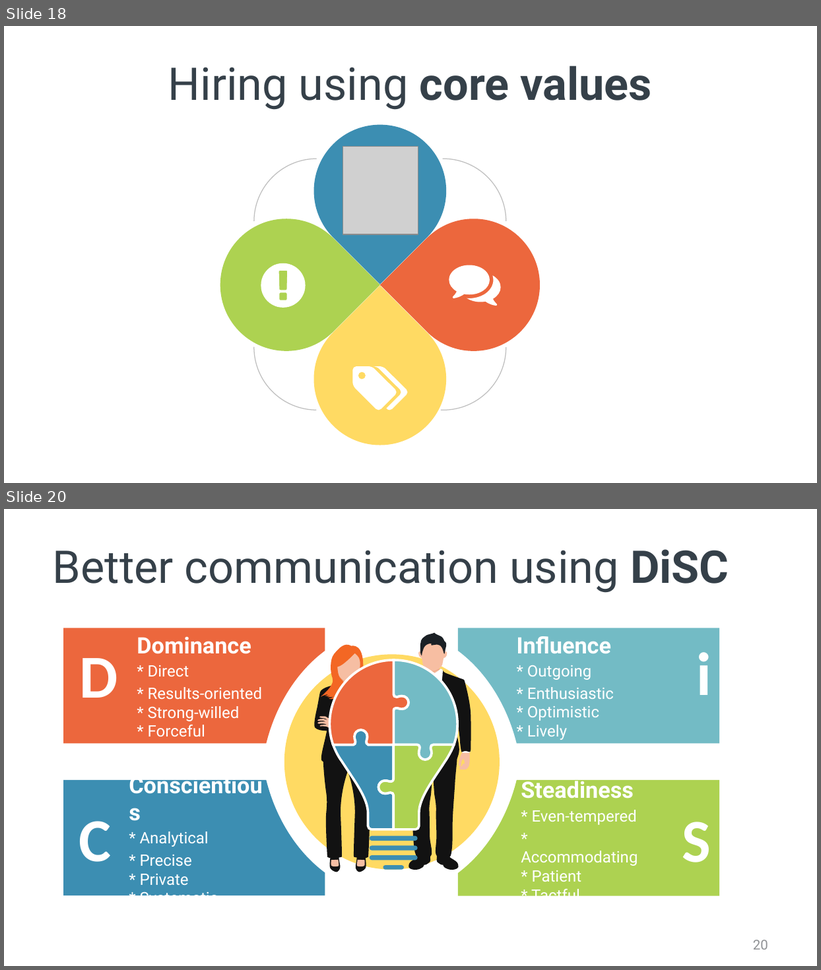
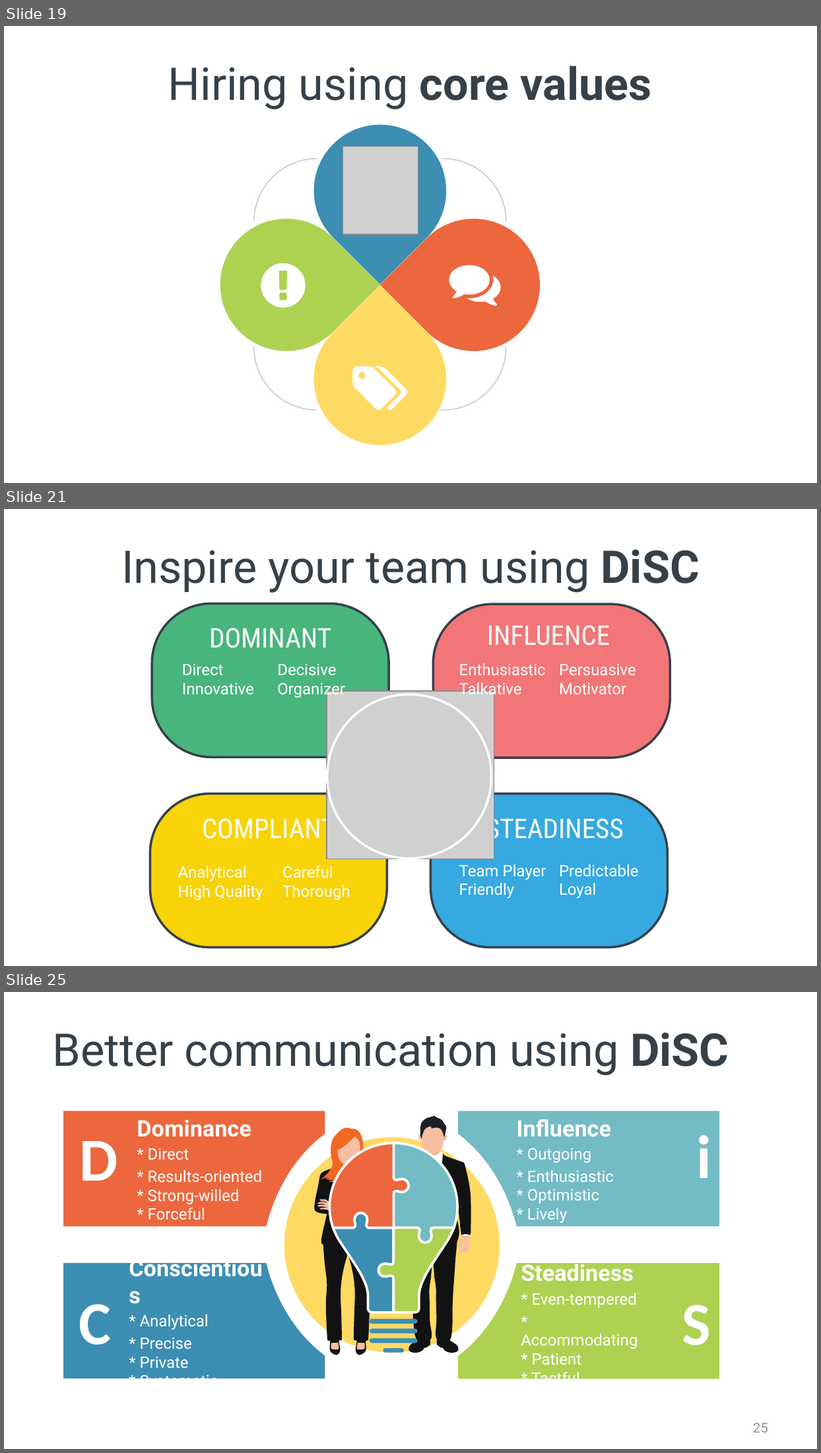
Before and after one commit to spetryjohnson/Talk---Hiring--Firing--and-Inspiring, a slide deck: Hiring, Firing, and Inspiring.pptx. Shown one above the other, each under a label of ours: slides 18 and 20 before the commit, slides 19, 21 and 25 after it; the slides between them are not shown. The pictures are 821x970 and 821x1453 pixels, drawn with LibreOffice and Linux fonts; fonts in the diff are those of the drawing; grey boxes stand for pictures. Boxes give left, top, right and bottom in pixels: in the first picture for what was removed or moved away, otherwise in the second. Text is boxed around its words. In the diff, an @@ line names an element or a change of style, - is before the commit and + after.

```diff
--- a/Hiring, Firing, and Inspiring.pptx
+++ b/Hiring, Firing, and Inspiring.pptx
@@ slide 21 added at (4, 509, 817, 966), background #FFFFFF @@
@@ title added at (121, 549, 700, 593), 40 pt, text #354049 @@
+Inspire your team using DiSC
@@ rounded rectangle added at (152, 603, 389, 757), fill #48B57D, outline #354049 2 pt @@
@@ rounded rectangle added at (433, 604, 670, 758), fill #F27678, outline #354049 2 pt @@
@@ text added at (487, 625, 610, 646), 24 pt, text #FFFFFF @@
+INFLUENCE
@@ text added at (209, 628, 331, 648), 24 pt, text #FFFFFF @@
+DOMINANT
@@ text added at (182, 664, 254, 694), 14 pt, text #FFFFFF @@
+Direct
+Innovative
@@ text added at (277, 664, 345, 698), 14 pt, text #FFFFFF @@
+Decisive
+Organizer
@@ text added at (459, 663, 546, 698), 14 pt, text #FFFFFF @@
+Enthusiastic
+Talkative
@@ text added at (559, 664, 636, 694), 14 pt, text #FFFFFF @@
+Persuasive
+Motivator
@@ picture added at (327, 691, 494, 859) @@
@@ ellipse added at (327, 694, 491, 859), outline #FFFFFF 2 pt @@
@@ rounded rectangle added at (151, 793, 387, 947), fill #F7D308, outline #354049 2 pt @@
@@ rounded rectangle added at (431, 793, 667, 947), fill #35A9E0, outline #354049 2 pt @@
@@ text added at (202, 813, 335, 845), 24 pt, text #FFFFFF @@
+COMPLIANT
@@ text added at (486, 813, 624, 845), 24 pt, text #FFFFFF @@
+STEADINESS
@@ text added at (459, 865, 547, 898), 14 pt, text #FFFFFF @@
+Team Player
+Friendly
@@ text added at (559, 865, 639, 898), 14 pt, text #FFFFFF @@
+Predictable
+Loyal
@@ text added at (178, 866, 263, 900), 14 pt, text #FFFFFF @@
+Analytical
+High Quality
@@ text added at (283, 866, 350, 900), 14 pt, text #FFFFFF @@
+Careful
+Thorough
@@ what was slide 18 is now slide 19 @@
@@ what was slide 20 is now slide 25 @@
@@ page number at (753, 1423, 768, 1433): text changed @@
-20
+25
```
Also in this commit, not shown: 6 slides changed, 4 other slides added.
